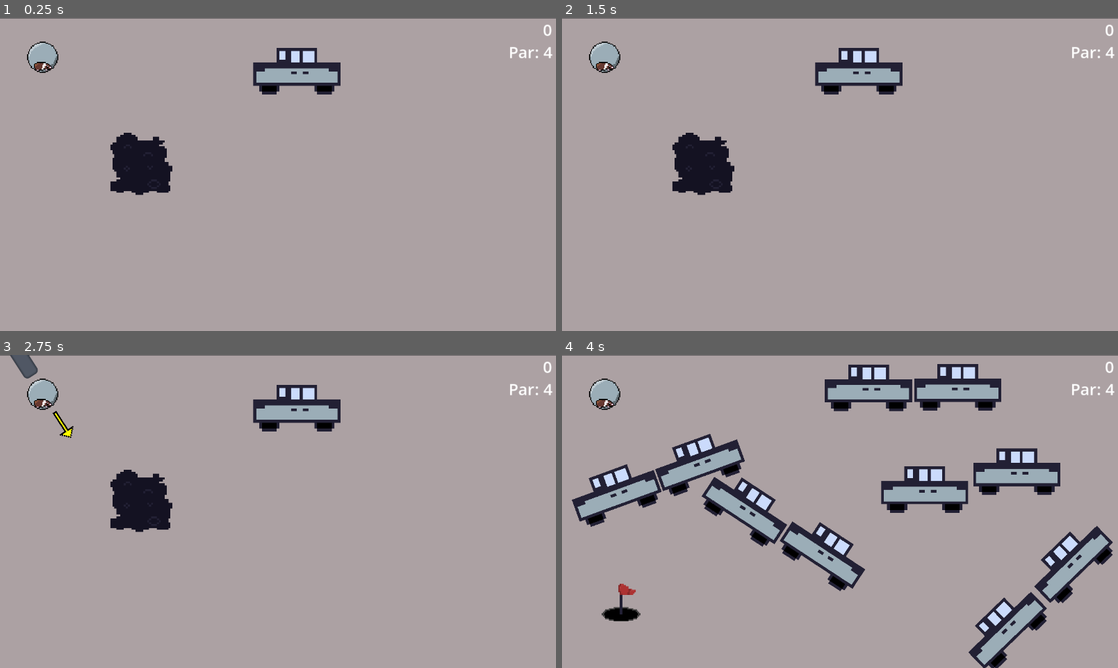
Above: before the commit, frames 1-4 (two rows, left to right).
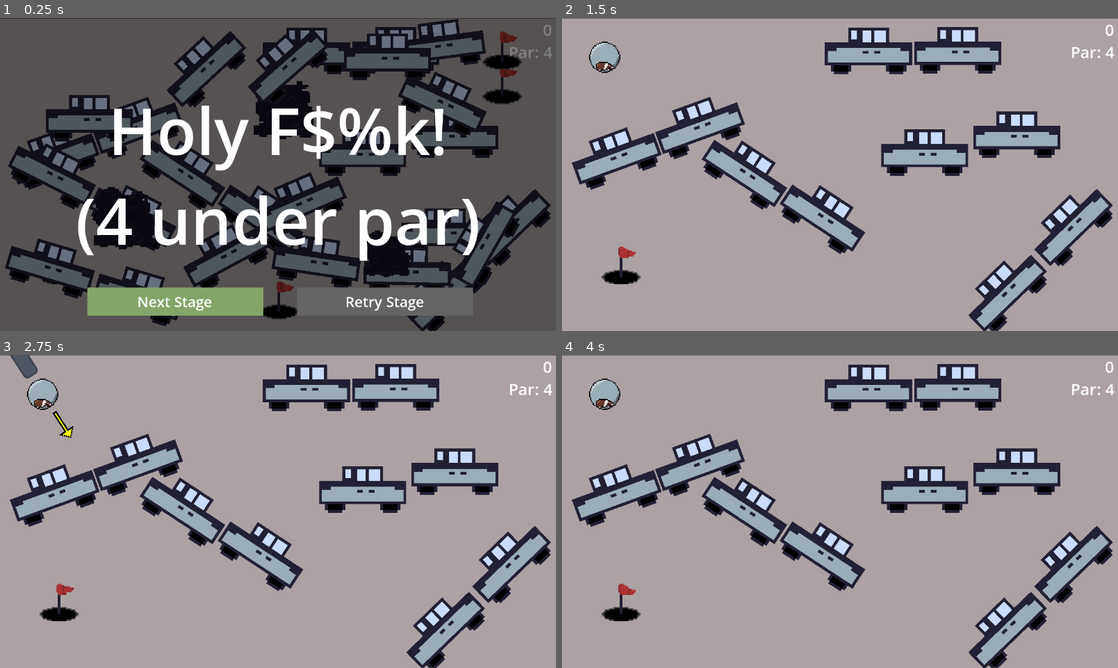
Above: after the commit, the same moments.

Repository: Teej622/get-to-work
Game: Godot game, scene res://scenes/game.tscn
The game is run twice, just before and just after one commit, with the same random seed, the same clock (stepped at 60 frames per second) and the same inputs.
Inputs (mouse positions are in pixels of both pictures, inside the frame that each line leads up to):
- Up to frame 1 (0.25 s): no input
- Up to frame 2 (1.5 s): click (945, 302) at 0.5 s, where only the run after the commit has a clickable "Retry Stage"; click (945, 302) at 1.25 s, where only the run after the commit has a clickable "Retry Stage"
- Up to frame 3 (2.75 s): tap Enter at 2 s; move the mouse to (44, 395) at 2.02 s; press the mouse at (44, 395) at 2.03 s
- Up to frame 4 (4 s): tap R (retry) at 2.75, 3.5 s; move the mouse to (728, 527) at 2.77 s; release the mouse at (728, 527) at 2.78 s; click (728, 527) at 2.85 s; move the mouse to (895, 442) at 3.52 s; press the mouse at (895, 442) at 3.53 s

The runs differ from the first frame. In frame 1, 99% of the frame differs, in the area x 0-100%, y 0-100%; in frame 2, 13%; in frame 3, 13%; in frame 4, nothing differs.

Commit message:
Stage outlines done

Diff:
--- a/scenes/game.gd
+++ b/scenes/game.gd
@@ -5,7 +5,7 @@
 @export var par = [4, 2, 2, 2]
 var stage = 0
 var shot_history = []
-var starting_pos = [Vector2(90,80), Vector2(90,80), Vector2(), Vector2()]
+var starting_pos = [Vector2(90,80), Vector2(90,80), Vector2(90,80), Vector2()]
 
 func _physics_process(delta: float) -> void:
 
@@ -72,8 +72,3 @@
 	hamster_ball.shots = 0
 	hamster_ball.position = starting_pos[stage]
 	hamster_ball.get_node("/root/Game/HamsterBall/HamsterBall").visible = true
-
-
-
-func _on_car_killer_body_entered(body: Node2D) -> void:
-	print("car detect")
--- a/scenes/game.tscn
+++ b/scenes/game.tscn
@@ -78,7 +78,6 @@
 unique_name_in_owner = true
 
 [node name="Stage1" type="Node2D" parent="Stages" unique_id=1062075473]
-visible = false
 
 [node name="Goal" parent="Stages/Stage1" unique_id=1063061069 instance=ExtResource("4_lbhrr")]
 position = Vector2(124.00006, 509.00006)
@@ -120,7 +119,9 @@
 rotation = 0.5811946
 
 [node name="Stage2" type="Node2D" parent="Stages" unique_id=1670398778]
-visible = false
+
+[node name="Goal" parent="Stages/Stage2" unique_id=606000942 instance=ExtResource("4_lbhrr")]
+position = Vector2(578, 580)
 
 [node name="TrafficSpawner" type="Node2D" parent="Stages/Stage2" unique_id=1259233158]
 position = Vector2(-93.105, 205.8)
@@ -138,23 +139,100 @@
 spawn_delay = 0.6
 direction = Vector2(-1, 0)
 
-[node name="Goal" parent="Stages/Stage2" unique_id=606000942 instance=ExtResource("4_lbhrr")]
-position = Vector2(578, 580)
-
 [node name="Stage3" type="Node2D" parent="Stages" unique_id=485752501]
 
+[node name="Goal" parent="Stages/Stage3" unique_id=170075746 instance=ExtResource("4_lbhrr")]
+position = Vector2(1039, 136)
+scale = Vector2(2.5200002, 2.5200002)
+
 [node name="Car" parent="Stages/Stage3" unique_id=1403388186 instance=ExtResource("2_yqjtg")]
-position = Vector2(615, 109)
+position = Vector2(111.99997, 319)
+rotation = 0.46814665
+
+[node name="Car2" parent="Stages/Stage3" unique_id=1447132422 instance=ExtResource("2_yqjtg")]
+position = Vector2(277.99997, 404.99997)
+rotation = 0.46814665
+
+[node name="Car3" parent="Stages/Stage3" unique_id=1525191945 instance=ExtResource("2_yqjtg")]
+position = Vector2(423.99997, 99.999985)
+rotation = -0.74757653
+
+[node name="Car4" parent="Stages/Stage3" unique_id=1121487519 instance=ExtResource("2_yqjtg")]
+position = Vector2(624, 377.99997)
+rotation = -0.40604803
+
+[node name="Car5" parent="Stages/Stage3" unique_id=1739698500 instance=ExtResource("2_yqjtg")]
+position = Vector2(656, 500)
+rotation = 0.14579734
+
+[node name="Car6" parent="Stages/Stage3" unique_id=1840830509 instance=ExtResource("2_yqjtg")]
+position = Vector2(843, 520)
+rotation = 0.019103628
+
+[node name="Car7" parent="Stages/Stage3" unique_id=969506567 instance=ExtResource("2_yqjtg")]
+position = Vector2(998.0001, 464.00006)
+rotation = -1.0515914
+
+[node name="Car8" parent="Stages/Stage3" unique_id=1432720696 instance=ExtResource("2_yqjtg")]
+position = Vector2(918.00006, 171.00003)
+rotation = 0.4308154
+
+[node name="Car9" parent="Stages/Stage3" unique_id=1401525225 instance=ExtResource("2_yqjtg")]
+position = Vector2(912, 54.000008)
+rotation = -0.1273054
 
 [node name="Tar" parent="Stages/Stage3" unique_id=321056979 instance=ExtResource("7_u5sy4")]
-position = Vector2(294, 300)
+position = Vector2(590.00006, 184.99998)
+rotation = 0.012283955
 scale = Vector2(4, 4)
 
 [node name="Stage4" type="Node2D" parent="Stages" unique_id=1018482213]
-visible = false
+
+[node name="Goal" parent="Stages/Stage4" unique_id=1908528404 instance=ExtResource("4_lbhrr")]
+position = Vector2(1039, 65)
+scale = Vector2(2.5200002, 2.5200002)
 
 [node name="Car" parent="Stages/Stage4" unique_id=1869600462 instance=ExtResource("2_yqjtg")]
-position = Vector2(615, 109)
+position = Vector2(289.00003, 569)
+rotation = 0.28708538
+
+[node name="Car4" parent="Stages/Stage4" unique_id=930517113 instance=ExtResource("2_yqjtg")]
+position = Vector2(107, 512)
+rotation = 0.28708538
+
+[node name="Car2" parent="Stages/Stage4" unique_id=1464411420 instance=ExtResource("2_yqjtg")]
+position = Vector2(468, 486)
+rotation = -0.49406692
+
+[node name="Car3" parent="Stages/Stage4" unique_id=2063651233 instance=ExtResource("2_yqjtg")]
+position = Vector2(592.99994, 94.99998)
+rotation = -0.7201076
+
+[node name="TrafficSpawner" type="Node2D" parent="Stages/Stage4" unique_id=958069266]
+position = Vector2(732, -61.000004)
+scale = Vector2(6, 6)
+script = ExtResource("4_iywne")
+car_scene = ExtResource("5_p57ef")
+spawn_delay = 0.7
+car_speed = 100
+direction = Vector2(0.5, 1)
+
+[node name="TrafficSpawner2" type="Node2D" parent="Stages/Stage4" unique_id=928798546]
+position = Vector2(1312, -187)
+scale = Vector2(6, 6)
+script = ExtResource("4_iywne")
+car_scene = ExtResource("5_p57ef")
+spawn_delay = 0.7
+car_speed = 100
+direction = Vector2(-0.5, 1)
+
+[node name="Tar2" parent="Stages/Stage4" unique_id=1104976366 instance=ExtResource("7_u5sy4")]
+position = Vector2(260, 412)
+scale = Vector2(4, 4)
+
+[node name="Tar" parent="Stages/Stage4" unique_id=1831313410 instance=ExtResource("7_u5sy4")]
+position = Vector2(803, 486)
+scale = Vector2(3, 3)
 
 [node name="Boundary" type="StaticBody2D" parent="." unique_id=851081729]
 position = Vector2(0, -1)
@@ -252,5 +330,7 @@
 
 [connection signal="score" from="Stages/Stage1/Goal" to="." method="_on_goal_score"]
 [connection signal="score" from="Stages/Stage2/Goal" to="." method="_on_goal_score"]
+[connection signal="score" from="Stages/Stage3/Goal" to="." method="_on_goal_score"]
+[connection signal="score" from="Stages/Stage4/Goal" to="." method="_on_goal_score"]
 [connection signal="pressed" from="ScoreScreen/NextStageBtn" to="." method="_on_next_stage_btn_pressed"]
 [connection signal="pressed" from="ScoreScreen/RetryBtn" to="." method="_on_retry_btn_pressed"]
--- a/scenes/goal.gd
+++ b/scenes/goal.gd
@@ -15,3 +15,4 @@
 
 func _on_area_2d_body_entered(body: Node2D) -> void:
 	score.emit()
+	print("score")
